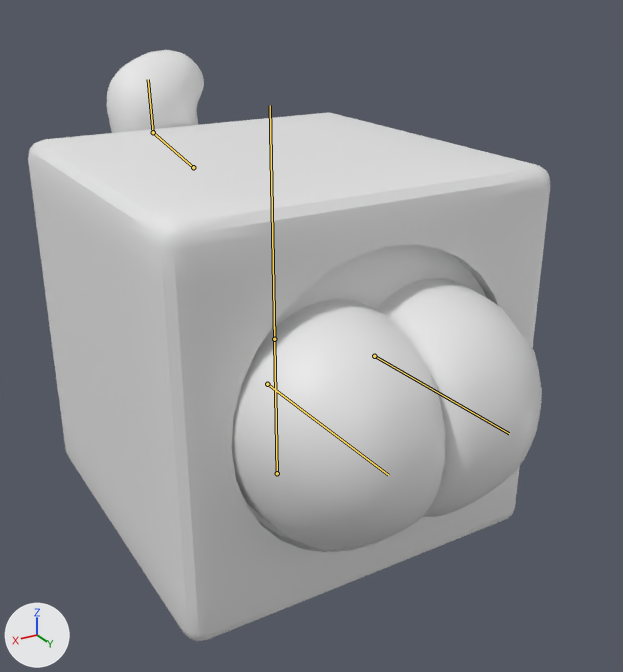
The FBX model Assets/Visual/Models/Character Models/PlayerCharacter.fbx as it was, and as the next commit left it.
Rendered twice from a 50 mm lens placed at (0.981, 1.821, 0.872), pointed at (-0.064, 0.081, 0.002). The axes (+X, +Y, +Z) are drawn at lower left. The lights are the same throughout. The bones that bend it are drawn over the model as lines.

Names of what the first picture shows: 'Body', 'Butt Retopologized.001', 'Hair Retopo.001'.
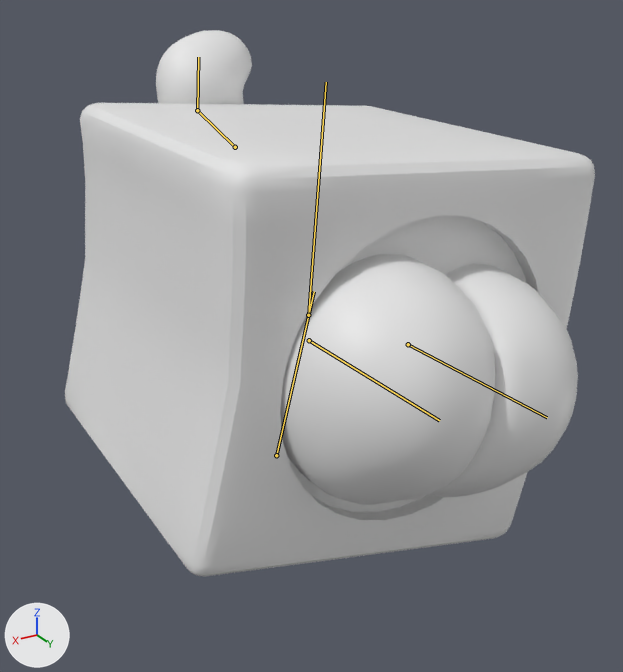
The newer file adds an action. The first version stands in its rest pose; the second is drawn at frame 59 of the action 'Armature.007|Cuddle'.

Location of each change, [x1, y1, x2, y2] in pixels of the pictures (623 x 672 px):
```json
{"object": "Body", "change": "posed", "before": [28, 112, 550, 641], "after": [65, 103, 595, 577], "on screen": "10% shorter"}
{"object": "Butt Retopologized.001", "change": "posed", "before": [232, 278, 542, 550], "after": [280, 254, 578, 505], "on screen": "8% shorter"}
{"object": "Hair Retopo.001", "change": "posed", "before": [106, 50, 204, 133], "after": [156, 30, 252, 104]}
{"bone": "Bone", "before": "(277, 473) to (274, 316)", "after": "(276, 455) to (314, 291)"}
{"bone": "Bone.001", "before": "(274, 339) to (270, 105)", "after": "(308, 315) to (326, 82)"}
```

Edits to the scene script, one JSON object a line:
```json
{"block": "bone_bone", "where": "bone_bone = bpy.data.objects['Armature.007'].pose.bones['Bone']"}
{"op": "set", "path": "bone_bone.location", "old": "(0.0, 0.0, 0.0)", "new": "(0.0, 0.059, 0.0)"}
{"op": "set", "path": "bone_bone.rotation_quaternion", "old": "(1.0, 0.0, 0.0, 0.0)", "new": "(0.992, 0.0, 0.0, 0.128)", "note": "degrees (0, 0, 0) -> degrees (0, 0, 15)"}
{"block": "bone_bone_001", "where": "bone_bone_001 = bpy.data.objects['Armature.007'].pose.bones['Bone.001']  # child of 'Bone'"}
{"op": "set", "path": "bone_bone_001.rotation_quaternion", "old": "(1.0, 0.0, 0.0, 0.0)", "new": "(0.996, 0.0, 0.0, -0.086)", "note": "degrees (0, 0, 0) -> degrees (0, 0, -10)"}
```
